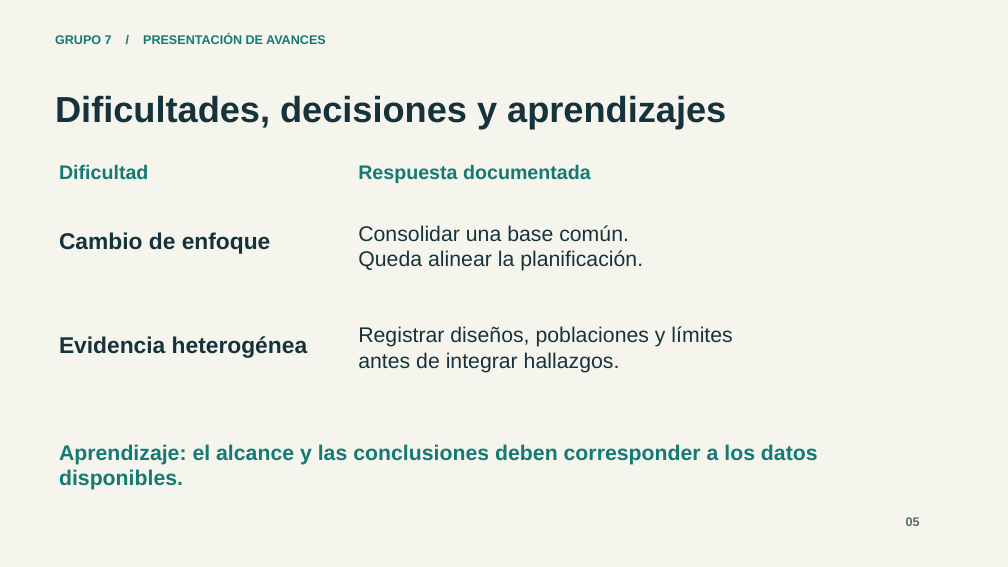
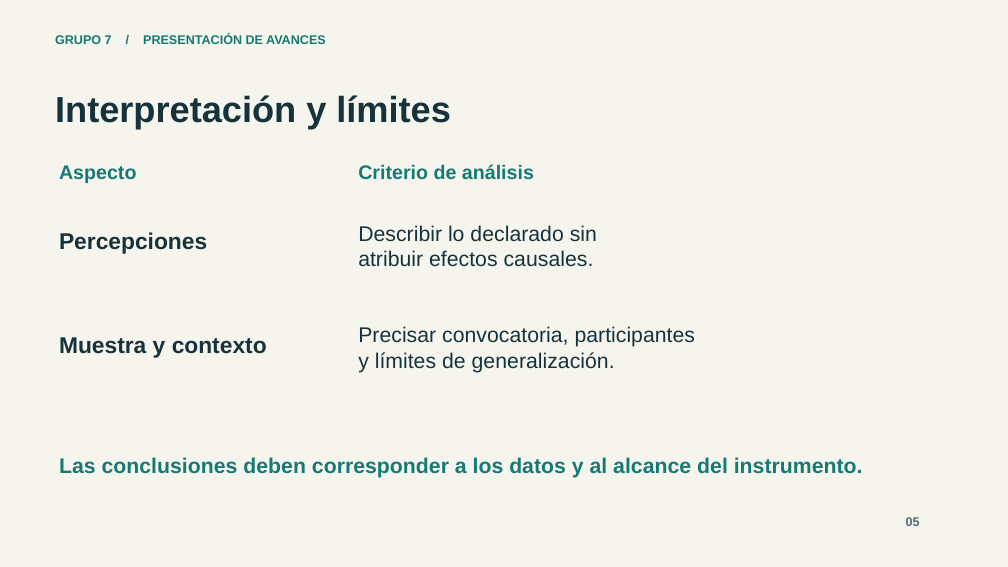
Before and after one commit to jochevipe/liderazgo_7, a slide deck: slide 5 of 06-presentaciones/presentacion/presentacion-avances-grupo-7-mejorada.pptx. Drawn at 1008x567 pixels with LibreOffice and Linux fonts; fonts in the diff are those of the drawing. Boxes give left, top, right and bottom in pixels: in the first picture for what was removed or moved away, otherwise in the second. Text is boxed around its words. In the diff, an @@ line names an element or a change of style, - is before the commit and + after.

Commit message:
docs: unificar enfoque en alimentación y bienestar emocional y respaldar versiones previas

```diff
--- a/06-presentaciones/presentacion/presentacion-avances-grupo-7-mejorada.pptx
+++ b/06-presentaciones/presentacion/presentacion-avances-grupo-7-mejorada.pptx
@@ text at (x1=55, y1=95, x2=450, y2=128): text changed @@
-Dificultades, decisiones y aprendizajes
+Interpretación y límites
@@ text at (x1=59, y1=165, x2=136, y2=183): text changed @@
-Dificultad
+Aspecto
@@ text at (x1=358, y1=164, x2=534, y2=180): text changed @@
-Respuesta documentada
+Criterio de análisis
@@ text at (x1=59, y1=232, x2=207, y2=254): text changed @@
-Cambio de enfoque
+Percepciones
@@ text at (x1=358, y1=225, x2=597, y2=267): text changed @@
-Consolidar una base común.
-Queda alinear la planificación.
+Describir lo declarado sin
+atribuir efectos causales.
@@ text at (x1=358, y1=326, x2=696, y2=373): text changed @@
-Registrar diseños, poblaciones y límites
-antes de integrar hallazgos.
+Precisar convocatoria, participantes
+y límites de generalización.
@@ text at (x1=59, y1=337, x2=267, y2=358): text changed @@
-Evidencia heterogénea
+Muestra y contexto
@@ text at (x1=59, y1=457, x2=863, y2=478): text changed @@
-Aprendizaje: el alcance y las conclusiones deben corresponder a los datos disponibles.
+Las conclusiones deben corresponder a los datos y al alcance del instrumento.
```
Also in this commit, not shown: 3 other slides changed, 1 slide added, 1 slide removed, 45 other files.
